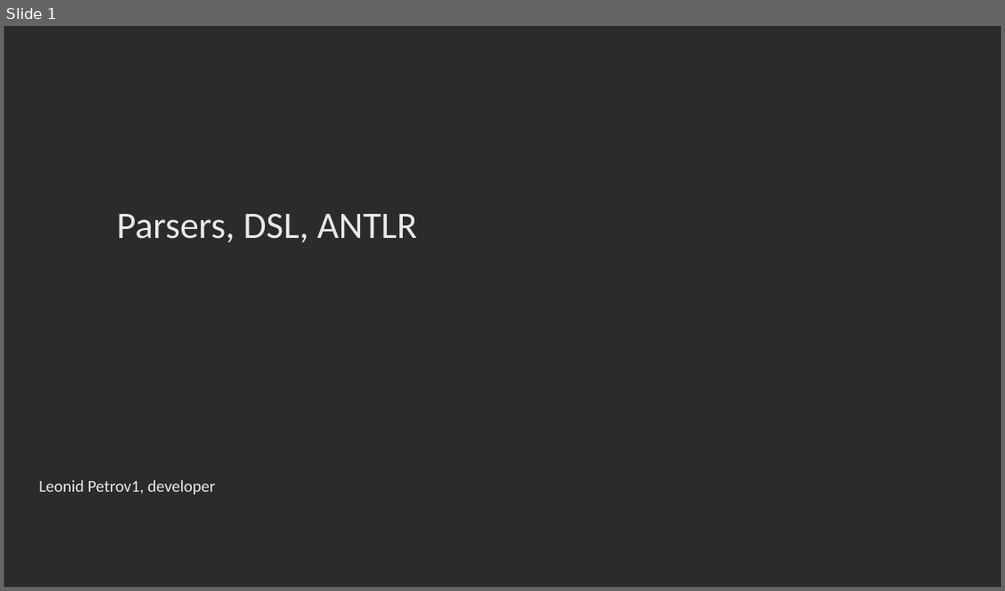
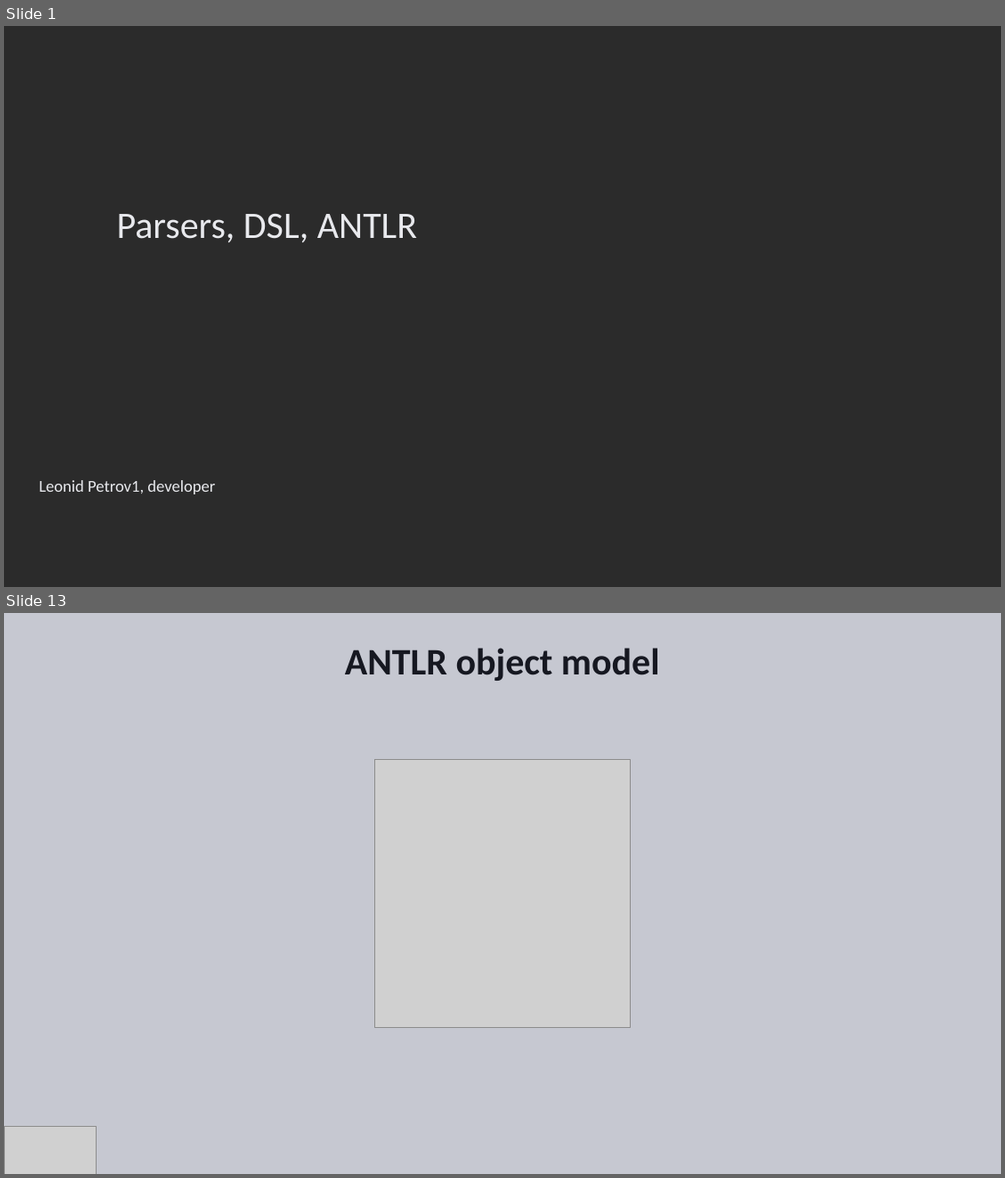
Before and after one commit to Ungerfall/ungerfall.github.io, a slide deck: presentation/antlr/antlr.pptx. Shown one above the other, each under a label of ours: slide 1 before the commit, slides 1 and 13 after it; the slides between them are not shown. The pictures are 1005x591 and 1005x1178 pixels, drawn with LibreOffice and Linux fonts; fonts in the diff are those of the drawing; grey boxes stand for pictures; background and template pictures are left out; a plain dark background stands for a picture behind light text. Boxes give left, top, right and bottom in pixels: in the first picture for what was removed or moved away, otherwise in the second. Text is boxed around its words. In the diff, an @@ line names an element or a change of style, - is before the commit and + after.

Commit message:
Complete ANTLR presentation

```diff
--- a/presentation/antlr/antlr.pptx
+++ b/presentation/antlr/antlr.pptx
@@ slide 13 added at bbox=[4, 613, 1001, 1174], background #C6C8D1 @@
@@ title added at bbox=[345, 648, 660, 681], 36 pt, text #161821, bold @@
+ANTLR object model
@@ picture added at bbox=[374, 760, 631, 1027] @@
@@ picture added at bbox=[4, 1126, 97, 1174] @@
```
Also in this commit, not shown: 3 slides changed, 13 other slides added, 6 slides removed.
